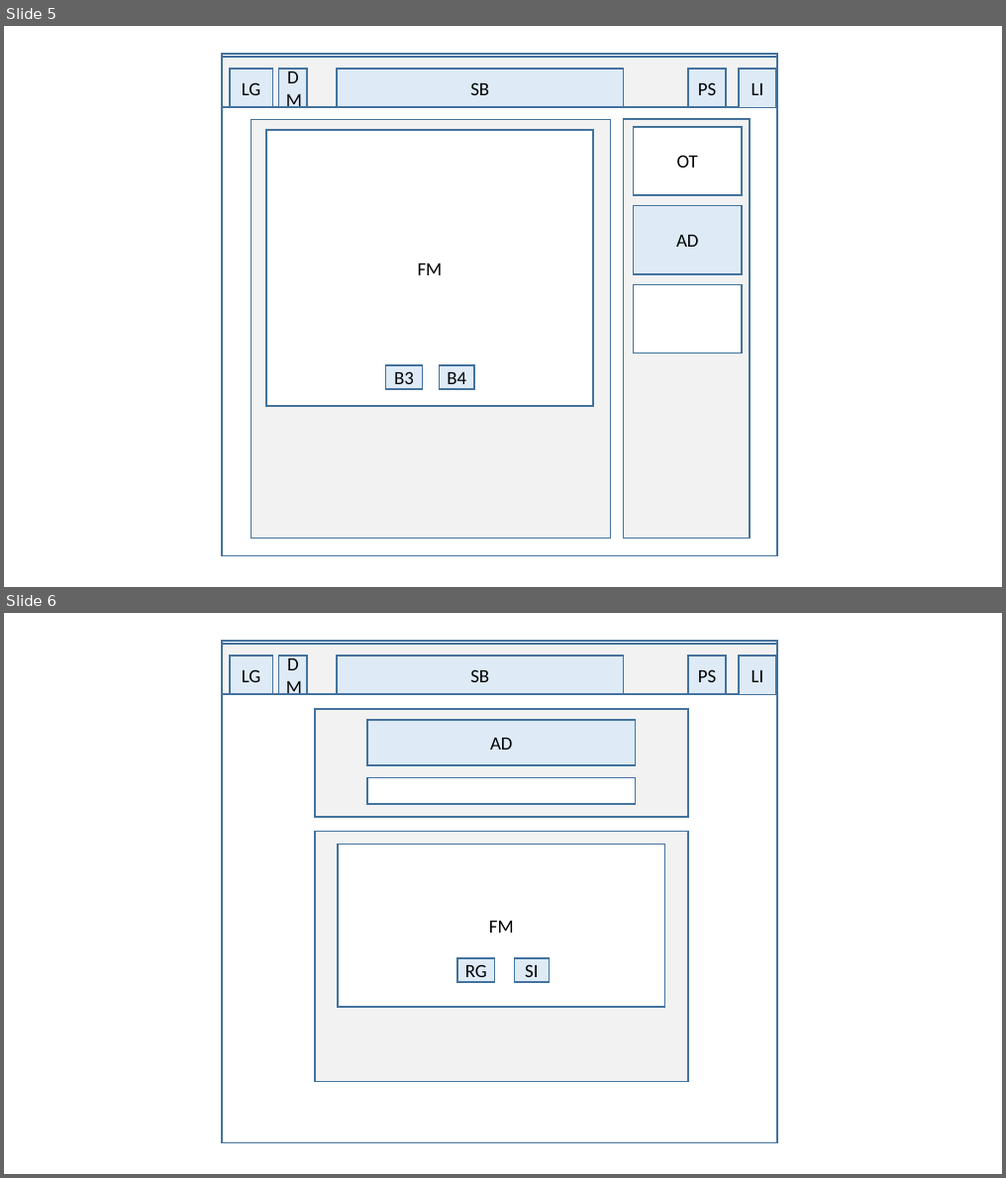
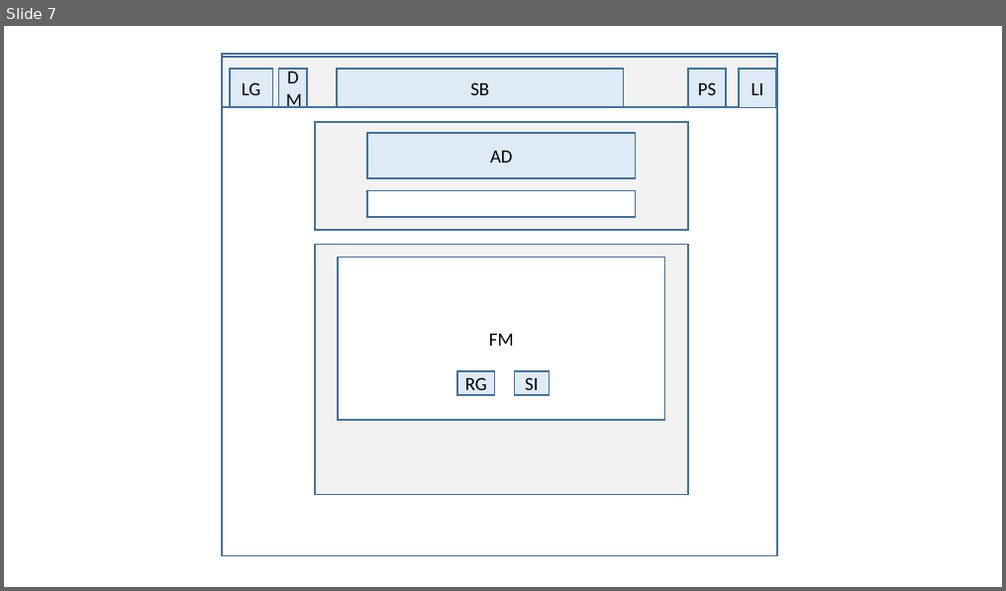
Before and after one commit to ThrownDice/UB, a slide deck: doc/layout(specification_in_slideNote).pptx. Shown one above the other, each under a label of ours: slides 5 and 6 before the commit, slide 7 after it. The pictures are 1006x1178 and 1006x591 pixels, drawn with LibreOffice and Linux fonts; fonts in the diff are those of the drawing. Boxes give left, top, right and bottom in pixels: in the first picture for what was removed or moved away, otherwise in the second. Text is boxed around its words. In the diff, an @@ line names an element or a change of style, - is before the commit and + after.

```diff
--- a/doc/layout(specification_in_slideNote).pptx
+++ b/doc/layout(specification_in_slideNote).pptx
@@ slide 5 removed at (x1=4, y1=26, x2=1002, y2=587), background #FFFFFF @@
@@ rectangle removed at (x1=222, y1=54, x2=777, y2=556) @@
@@ rectangle removed at (x1=222, y1=57, x2=777, y2=107) @@
@@ rectangle removed at (x1=230, y1=69, x2=272, y2=107) @@
-LG
@@ rectangle removed at (x1=279, y1=69, x2=307, y2=107) @@
-DM
@@ rectangle removed at (x1=338, y1=69, x2=624, y2=107) @@
-SB
@@ rectangle removed at (x1=688, y1=69, x2=727, y2=107) @@
-PS
@@ rectangle removed at (x1=739, y1=69, x2=776, y2=107) @@
-LI
@@ rectangle removed at (x1=252, y1=120, x2=611, y2=539) @@
@@ rectangle removed at (x1=266, y1=130, x2=593, y2=406) @@
-FM
@@ rectangle removed at (x1=623, y1=119, x2=749, y2=539) @@
@@ rectangle removed at (x1=633, y1=127, x2=742, y2=195) @@
-OT
@@ rectangle removed at (x1=633, y1=205, x2=742, y2=274) @@
-AD
@@ rectangle removed at (x1=633, y1=285, x2=742, y2=353) @@
@@ rectangle removed at (x1=386, y1=366, x2=423, y2=390) @@
-B3
@@ rectangle removed at (x1=440, y1=366, x2=474, y2=390) @@
-B4
@@ what was slide 6 is now slide 7 @@
```
Also in this commit, not shown: 2 slides changed, 4 slides added, 3 other slides removed, 2 other files.
